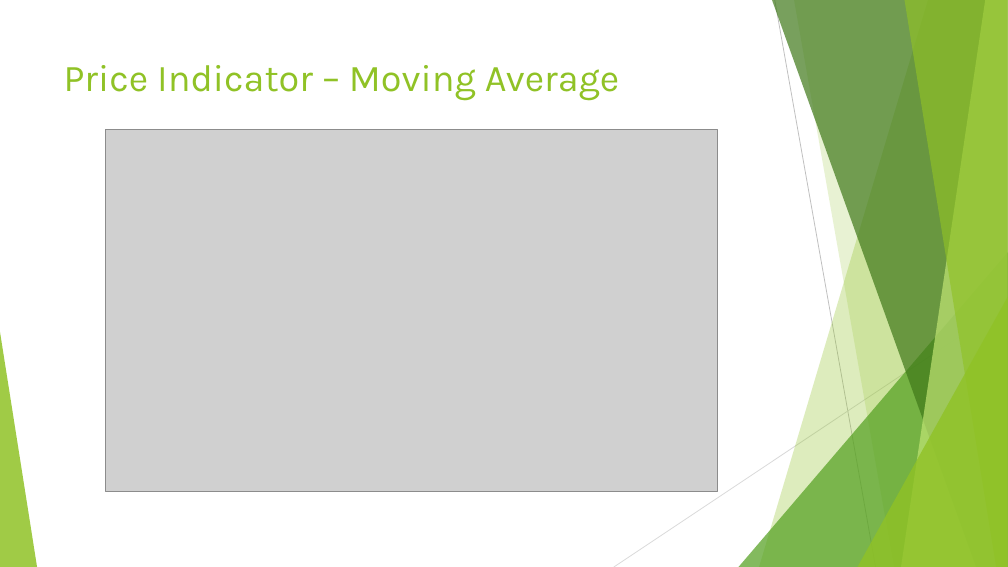
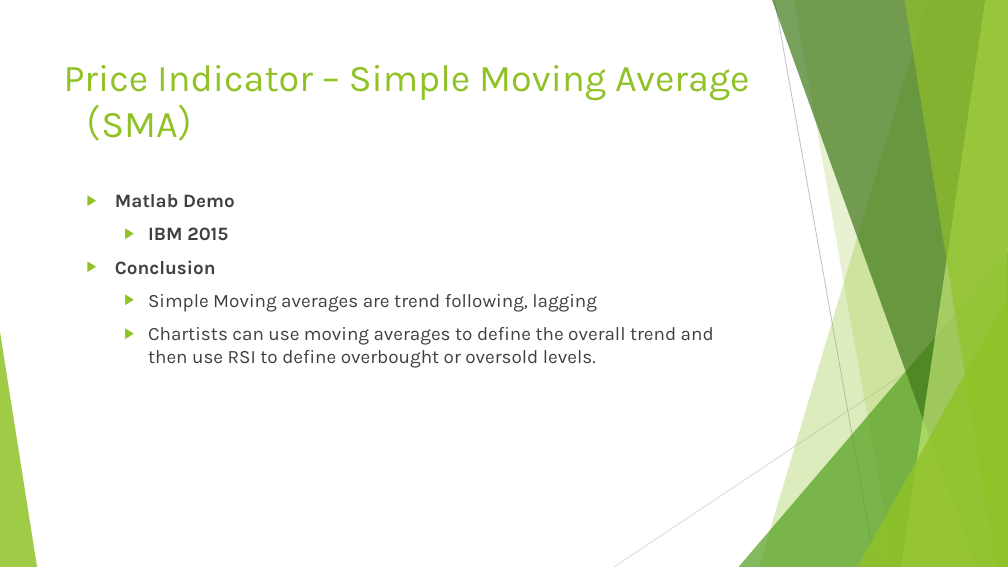
Before and after one commit to Charmendar/ComputeFinance_Presnstation, a slide deck: slide 6 of Technical Analysis-comparison.pptx (slide 5 before the commit). Drawn at 1008x567 pixels with LibreOffice and Linux fonts; fonts in the diff are those of the drawing; grey boxes stand for pictures. Boxes give left, top, right and bottom in pixels: in the first picture for what was removed or moved away, otherwise in the second. Text is boxed around its words. In the diff, an @@ line names an element or a change of style, - is before the commit and + after.

```diff
--- a/Technical Analysis-comparison.pptx
+++ b/Technical Analysis-comparison.pptx
@@ title at [64, 65, 749, 141]: text changed @@
-Price Indicator – Moving Average
+Price Indicator – Simple Moving Average（SMA）
@@ picture removed at [105, 129, 718, 492] @@
@@ text added at [115, 194, 714, 368], 18 pt, text #404040 @@
+▶ Matlab Demo
+  ▶ IBM 2015
+▶ Conclusion
+  ▶ Simple Moving averages are trend following, lagging
+  ▶ Chartists can use moving averages to define the overall trend and then use RSI to define overbought or oversold levels.
```
Also in this commit, not shown: 5 other slides changed, 2 slides added, 1 slide removed.
